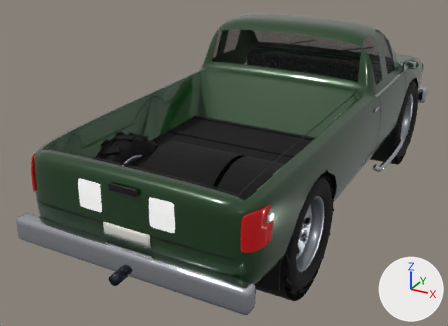
Renders of the glTF model ragdoll-crash-physics/blender/out/PickupTruck.glb from each side of a commit.
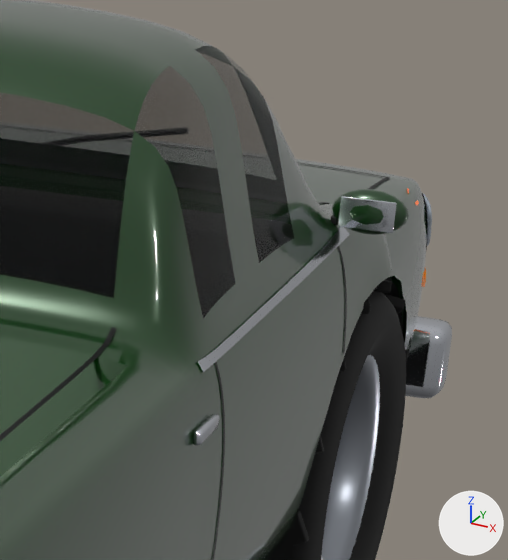
The first picture shows the older version from a 50 mm lens placed at (9.06, -20.49, 10.79), pointed at (-1.29, -1.68, 1.38). The close-ups show the older and then the newer version on the part from 75% to 98% of the width and 6% to 42% of the height of that picture. Only the edits that show in the close-ups are written down. The axes (+X, +Y, +Z) are drawn at lower right. The lights are the same throughout. Vertices at exactly the same position are counted once.

Names of what the first close-up shows: 'PickupTruck_Body', 'PickupTruck_Trim', 'PickupTruck_Wheel2' and 1 more.
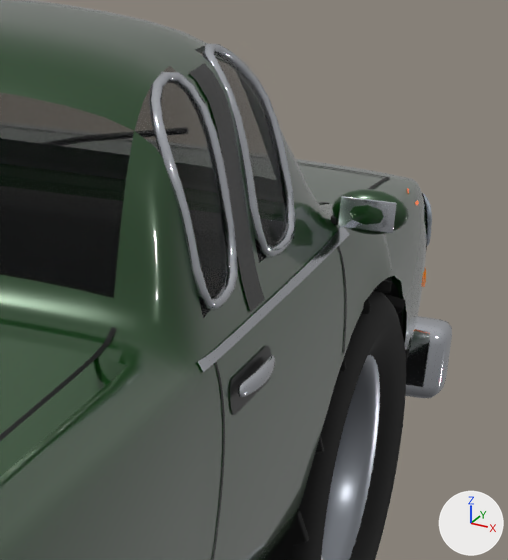
Pixel boxes (x1, y1, x2, y2) of what changed, in the close-ups (508 x 560 px):
'PickupTruck_Trim', reshaped: before (0, 125, 452, 560); after (0, 44, 452, 560)
part 1 of me_pickuptruck_trim, deleted: before (193, 414, 219, 445)
part 2 of me_pickuptruck_trim, added: after (149, 44, 296, 415)

Diff of the bpy script that builds the scene:
```diff
--- a/ragdoll-crash-physics/blender/out/PickupTruck.glb.py
+++ b/ragdoll-crash-physics/blender/out/PickupTruck.glb.py
@@ mat_pillarblack @@
+mat_pillarblack = bpy.data.materials.new('PillarBlack')
+# nodes: BsdfPrincipled, Mix, OutputMaterial, VertexColor
+# colours: black #050607, mixed with the vertex colours
@@ mat_pocket @@
+mat_pocket = bpy.data.materials.new('Pocket')
+# nodes: BsdfPrincipled, Mix, OutputMaterial, VertexColor
+# colours: black #0a0b0d, mixed with the vertex colours
@@ me_pickuptruck_trim @@
 # used by ob_pickuptruck_trim; location = (0.0, 0.0, 0.0)
-me_pickuptruck_trim.from_pydata(...)  # 5714 vertices, 9648 faces; spans x -4.1..4.1, y -10.0..9.7, z -0.3..5.0
+me_pickuptruck_trim.from_pydata(...)  # 8175 vertices, 14220 faces; spans x -4.1..4.1, y -10.0..9.7, z -0.3..6.0
+# me_pickuptruck_trim part 1: the loose piece of 56 vertices spanning x 3.7..3.8, y 0.0..0.4, z 3.7..3.8 is deleted
+# me_pickuptruck_trim part 2: 1111 vertices added at x 2.8..3.9, y 0.8..3.4, z 3.6..6.0
+# other edits to the shape of me_pickuptruck_trim do not show in these pictures
 me_pickuptruck_trim.materials.append(mat_darktrim)
@@ me_pickuptruck_trim @@
 me_pickuptruck_trim.materials.append(mat_rubber)
+me_pickuptruck_trim.materials.append(mat_pocket)
+me_pickuptruck_trim.materials.append(mat_pillarblack)
```
